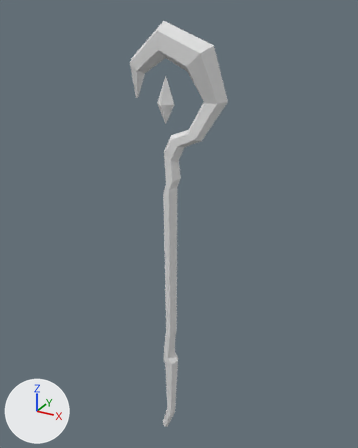
A saved change to the FBX model My project/Assets/used assets/Shokubutsu Studio/Free Low Poly Cubic Humans/Models/Weapons/Staffs/Staff_01.fbx.
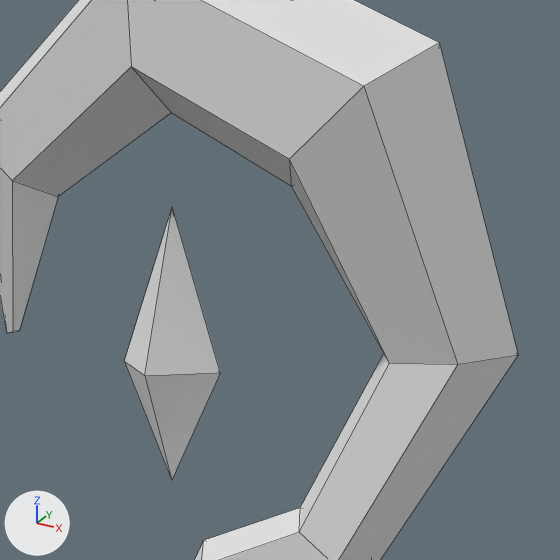
Each version is shown whole from a 50 mm camera at (1.125, -1.964, 1.198) aimed at (0.005, 0.074, 0.179), then close up on the part from 38% to 66% of the width and 8% to 31% of the height. The axes (+X, +Y, +Z) are drawn at lower left. The lights are the same throughout. The older version's two pictures come first. The close-ups show mesh edges as thin lines. Where no turn or scale is listed for an object, it has been applied to the vertices.

Objects in the first close-up: 'Staff_01'.
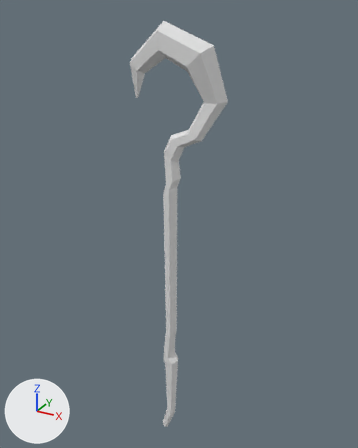
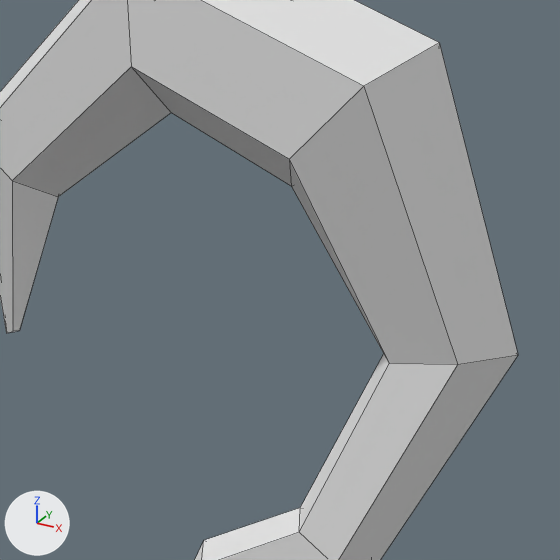
Where the change shows, as pixel boxes [x1, y1, x2, y2] in the close-ups (560 x 560 px):
part 1 of me_cylinder_046, deleted
    before: [124, 208, 220, 479]

What the commit changed:
me_cylinder_046 is used by ob_staff_01; location (0.0, 0.0, 0.0).
me_cylinder_046 had 102 vertices, 100 faces and spanned x -0.2..0.27, y -0.08..0.08, z -1.14..1.14.
me_cylinder_046 now has 96 vertices, 92 faces and spans x -0.2..0.27, y -0.08..0.08, z -1.14..1.14.
me_cylinder_046 part 1: the loose piece of 6 vertices spanning x -0.06..0.03, y -0.06..0.02, z 0.71..0.92 is deleted.
